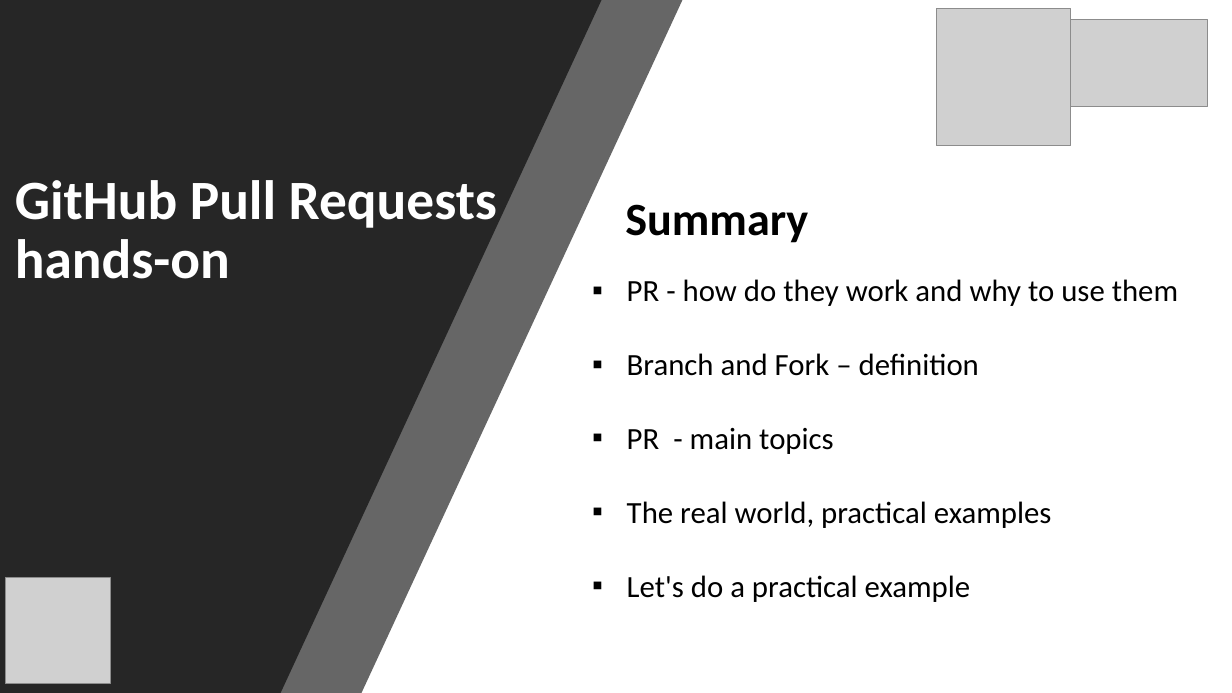
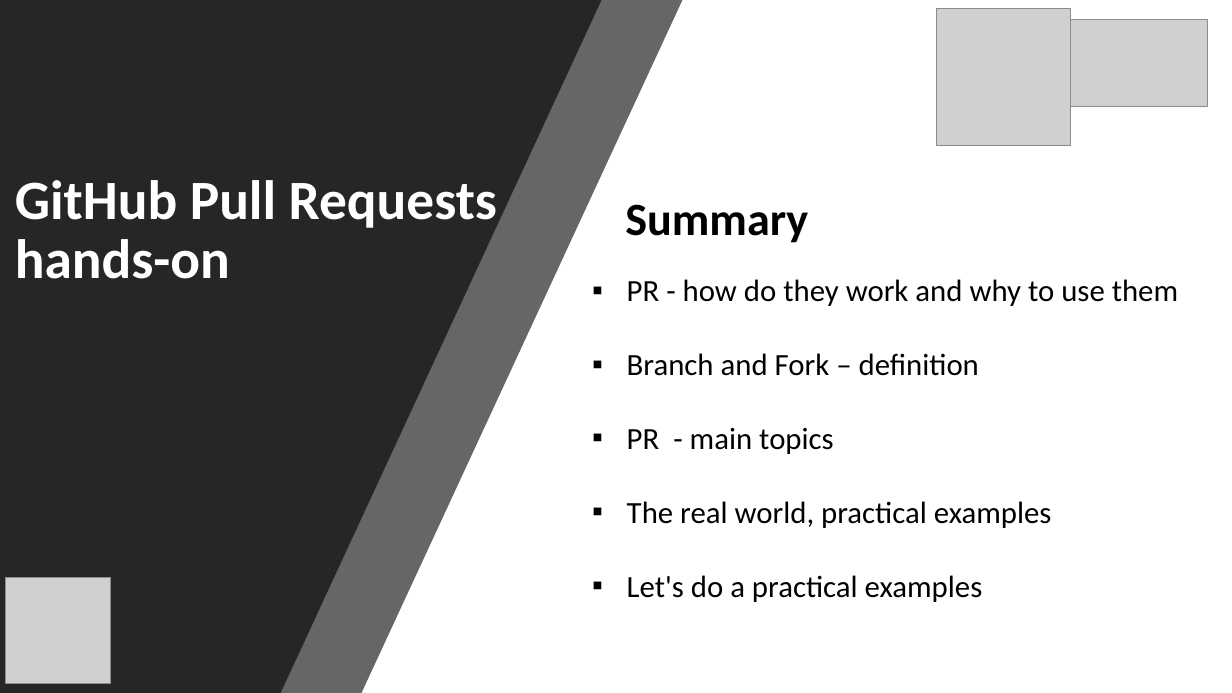
Before and after one commit to icub-tech-iit/training-pull-requests, a slide deck: slide 1 of training-pull-requests.pptx. Drawn at 1232x693 pixels with LibreOffice and Linux fonts; fonts in the diff are those of the drawing; grey boxes stand for pictures. Boxes give left, top, right and bottom in pixels: in the first picture for what was removed or moved away, otherwise in the second. Text is boxed around its words. In the diff, an @@ line names an element or a change of style, - is before the commit and + after.

```diff
--- a/training-pull-requests.pptx
+++ b/training-pull-requests.pptx
@@ text at (x1=627, y1=575, x2=983, y2=602): text changed @@
-▪ Let's do a practical example
+▪ Let's do a practical examples
```
Also in this commit, not shown: 2 other slides changed.
